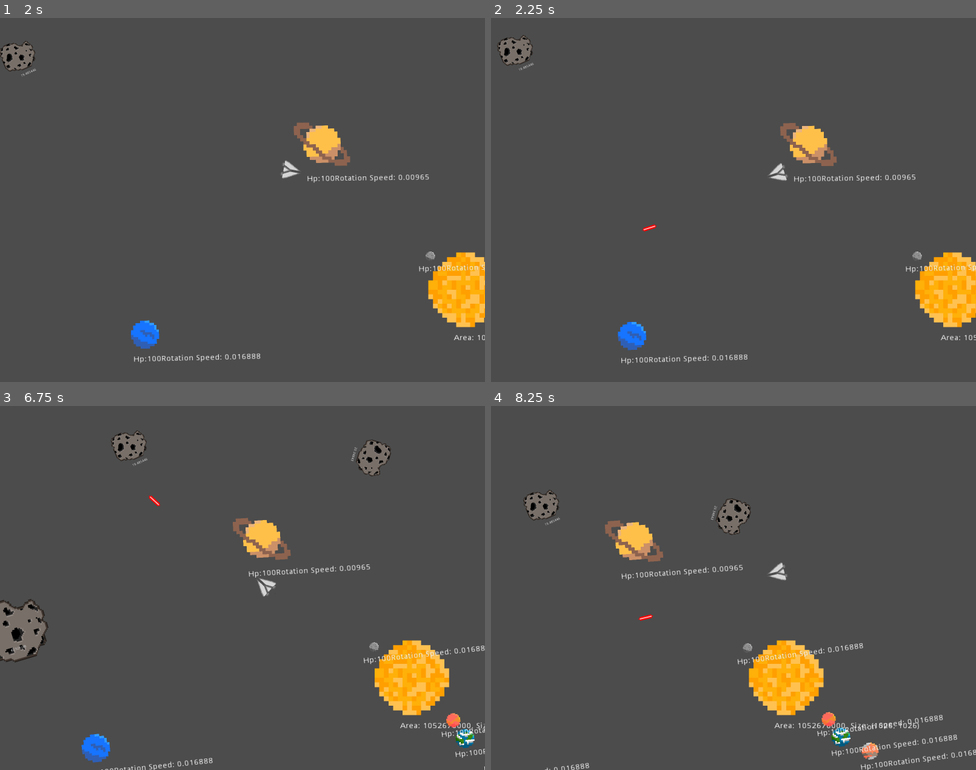
Above: before the commit, frames 1-4 (two rows, left to right).
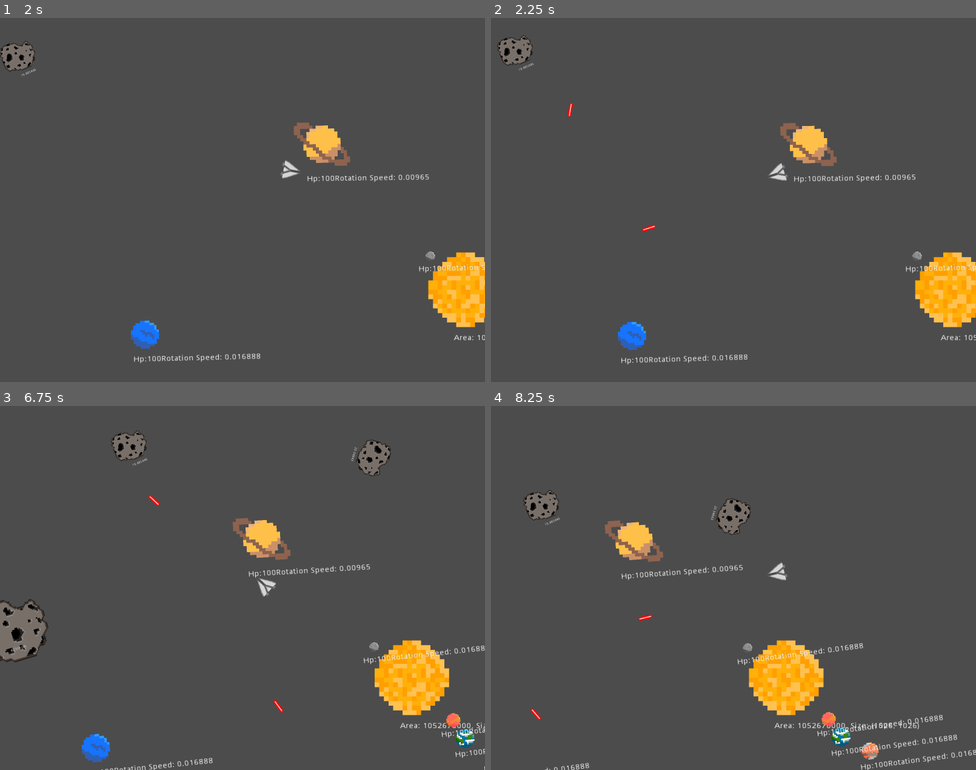
Above: after the commit, the same moments.

Repository: lowerx/GMTK2021
Game: Godot game, scene res://src/Screens/MainScreen.tscn
Two runs of this game, one before a commit and one after it. Both use one fixed random seed, a clock stepped at 60 frames per second and the inputs below.
Inputs (mouse positions are in pixels of both pictures, inside the frame that each line leads up to):
- Up to frame 1 (2 s): click (257, 232) at 0.5 s; move the mouse to (349, 181) at 1.27 s; hold Space (fly) from 1.28 s (still down)
- Up to frame 2 (2.25 s): move the mouse to (636, 218) at 2.02 s; release Space (fly) at 2.03 s; click (636, 218) at 2.1 s
- Up to frame 3 (6.75 s): move the mouse to (291, 507) at 2.77 s; hold Space (fly) 2.78-3.53 s; move the mouse to (218, 660) at 3.52 s; click (218, 660) at 3.6 s; move the mouse to (388, 642) at 4.27 s; hold Space (fly) 4.28-5.03 s; move the mouse to (97, 533) at 5.02 s; click (97, 533) at 5.1 s; move the mouse to (266, 588) at 5.77 s; hold Space (fly) 5.78-6.53 s; move the mouse to (169, 497) at 6.52 s; click (169, 497) at 6.6 s
- Up to frame 4 (8.25 s): move the mouse to (840, 569) at 7.27 s; hold Space (fly) 7.28-8.03 s; move the mouse to (636, 606) at 8.02 s; click (636, 606) at 8.1 s

Frame 1 is identical in both runs. In frame 2, less than 0.1% of the frame differs, in the area x 15-35%, y 23-59%; in frame 3, less than 0.1%, in the area x 30-59%, y 24-85%; in frame 4, less than 0.1%.

Commit message:
Adding enemies and their shooting

Diff:
--- a/SpaceGame/src/Actors/Enemy.gd
+++ b/SpaceGame/src/Actors/Enemy.gd
@@ -1,4 +1,4 @@
-extends RigidBody2D
+extends KinematicBody2D
 
 const bullet_speed = 5000
 var fire_rate = 3
@@ -10,25 +10,44 @@
 export var max_speed = 250.0
 
 var hp
+var goal
+var velocity = Vector2()
+var planets
 
 
 func _ready():
 	randomize()
+	planets = AutoLoad.planets
+	if planets.size() > 0:
+		goal = planets[rand_range(0, planets.size() - 1)]
+		velocity = goal.get_position() - get_position()
+		velocity = velocity.normalized()
 	hp = rand_range(5, 30)
 
 
 func _process(delta):
+	if goal == null:
+		if planets.size() > 0:
+			goal = planets[rand_range(0, planets.size() - 1)]
+			velocity = goal.get_position() - get_position()
+			velocity = velocity.normalized()
+	$EnemySprite.rotation_degrees = 90
+	look_at(goal.get_position())
+	velocity = move_and_slide(velocity).rotated(rotation)
 	if hp <= 0:
 		queue_free()
 	shoot()
 
+
 func _on_VisibilityNotifier2D_screen_exited():
 	var velocity = Vector2(rand_range(min_speed, max_speed), 0)
-	linear_velocity = velocity.rotated(1)
+	rotation += 1
+
 
 func _on_Area2D_area_entered(area):
 	if area.get_name() == "BulletArea":
 		hp -= 5
+
 
 func shoot():
 	fire_rate = rand_range(3,15)
@@ -41,5 +60,6 @@
 	get_tree().get_root().add_child(bul)
 	bul.global_position = $FirePoint.global_position
 
+
 func get_time():
 	return OS.get_ticks_msec() / 1000
--- a/SpaceGame/src/Actors/Enemy.tscn
+++ b/SpaceGame/src/Actors/Enemy.tscn
@@ -6,20 +6,23 @@
 [sub_resource type="ConvexPolygonShape2D" id=1]
 points = PoolVector2Array( 0, -250, 220, 0, 240, 150, -240, 150, -220, 0 )
 
-[node name="RigidBody2D" type="RigidBody2D"]
-gravity_scale = 0.0
+[node name="Enemy" type="KinematicBody2D"]
 script = ExtResource( 2 )
 
 [node name="EnemySprite" type="Sprite" parent="."]
+scale = Vector2( 0.15, 0.15 )
 texture = ExtResource( 1 )
 
 [node name="CollisionShape2D" type="CollisionShape2D" parent="."]
+scale = Vector2( 0.15, 0.15 )
 shape = SubResource( 1 )
 
 [node name="Area2D" type="Area2D" parent="."]
+scale = Vector2( 0.15, 0.15 )
 
 [node name="CollisionShape2D2" type="CollisionShape2D" parent="Area2D"]
+scale = Vector2( 0.15, 0.15 )
 shape = SubResource( 1 )
 
 [node name="FirePoint" type="Node2D" parent="."]
-position = Vector2( 0, -264 )
+position = Vector2( 0, -32 )
--- a/SpaceGame/src/Actors/Player.tscn
+++ b/SpaceGame/src/Actors/Player.tscn
@@ -1,7 +1,8 @@
-[gd_scene load_steps=4 format=2]
+[gd_scene load_steps=5 format=2]
 
 [ext_resource path="res://assets/game files/spacesheep/sheep.png" type="Texture" id=1]
 [ext_resource path="res://src/Actors/Player.gd" type="Script" id=2]
+[ext_resource path="res://src/Actors/ProgressBar.gd" type="Script" id=3]
 
 [sub_resource type="ConvexPolygonShape2D" id=1]
 points = PoolVector2Array( 0, -250, 175, 0, 175, 150, -175, 150, -175, 0 )
@@ -9,7 +10,8 @@
 [node name="Player" type="KinematicBody2D"]
 rotation = 1.5708
 scale = Vector2( 0.2, 0.2 )
-collision_mask = 2
+collision_layer = 16
+collision_mask = 7
 script = ExtResource( 2 )
 
 [node name="PlayerModel" type="Sprite" parent="."]
@@ -19,7 +21,7 @@
 shape = SubResource( 1 )
 
 [node name="FirePoint" type="Node2D" parent="."]
-position = Vector2( -8.88708, -272.142 )
+position = Vector2( 0, -272.142 )
 
 [node name="Camera2D" type="Camera2D" parent="."]
 current = true
@@ -40,6 +42,7 @@
 margin_top = 0.000868798
 margin_right = -236.0
 margin_bottom = 14.0009
+script = ExtResource( 3 )
 __meta__ = {
 "_edit_use_anchors_": false
 }
--- a/SpaceGame/src/Actors/ProgressBar.gd
+++ b/SpaceGame/src/Actors/ProgressBar.gd
@@ -1 +1,10 @@
 extends ProgressBar
+
+onready var character = $Player
+
+#func _ready():
+	#character.connect("damaged", self, "_on_character_damage_taken")
+
+
+func _on_character_damage_taken(impact):
+	value = character.hp
--- a/SpaceGame/src/AutoLoad/AutoLoad.gd
+++ b/SpaceGame/src/AutoLoad/AutoLoad.gd
@@ -6,126 +6,130 @@
 var planets = []
 
 
-func set_sun(object, area):
-	planets.append({"type": "sun", "object": object, "area": area})
-	get_update(object)
+func get_planet(object):
+	planets.append(object)
 
 
-func set_gravity(object, area):
-	planets.append({"type": "planet", "object": object, "area": area})
-	get_update(object)
+#func set_sun(object, area):
+#	planets.append({"type": "sun", "object": object, "area": area})
+#	get_update(object)
 
 
-func get_update(object):
-	_update_objects_positions()
-	var index = _get_object_index(object)
-	return _set_movement(index)
-
-
-func _get_object_index(object):
-	for index in range(0, planets.size()):
-		if planets[index]["object"] == object:
-			return index
-
-
-func _set_movement(index):
-	var movement = {}
-	if planets[index]["type"] != "sun":
-		var positions = []
-		var self_position = planets[index]["position"]
-		var self_area = planets[index]["area"]
-		for object in range(0, planets.size()):
-			if object != index:
-				if planets[object]["area"] > self_area:
-					positions.append(planets[object])
-
-		var other_positions = []
-		for object in range(0, round(float(positions.size()) / 2)):
-			if positions[object]["object"] == positions[positions.size() - 1]["object"]:
-				if float(positions.size() % 2) != 0:
-					other_positions.append({
-						"vector": [
-							positions[object]["position"],
-							positions[positions.size() - 1 - object]["position"]
-						],
-						"areas": [
-							positions[object]["area"],
-							positions[positions.size() - 1 - object]["area"]
-						]
-					})
-				else:
-					other_positions.append({
-						"vector": [
-							positions[object]["position"],
-							positions[object - 1]["position"]
-						],
-						"areas": [
-							positions[object]["area"],
-							positions[object - 1]["area"]
-						]
-					})
-			else:
-				other_positions.append({
-					"vector": [
-						positions[object]["position"],
-						positions[positions.size() - 1 - object]["position"]
-					],
-					"areas": [
-						positions[object]["area"],
-						positions[positions.size() - 1 - object]["area"]
-					]
-				})
-		while true:
-			var result_array = []
-			var saver = []
-			for object in other_positions:
-				if saver != []:
-					var saver2 = _get_movement(self_position, object["vector"][0], object["vector"][1], self_area, object["areas"][0], object["areas"][1])
-					result_array.append({
-						"vector": [
-							saver[0],
-							saver2[0]
-						],
-						"areas": [
-							saver[1],
-							saver2[1]
-						]
-					})
-					saver = []
-				else:
-					saver = _get_movement(self_position, object["vector"][0], object["vector"][1], self_area, object["areas"][0], object["areas"][1])
-			if result_array.size() > 0:
-				other_positions = result_array
-			else:
-				return saver[0] if saver.size() > 0 else Vector2.ZERO
-
-
-func _update_objects_positions():
-	for item in planets:
-		item["position"] = item["object"].get_position()
-
-
-func _get_movement(self_position, position1, position2, self_area, area1, area2):
-	var movement = Vector2()
-	var area1max
-	var area1min
-	var area2max
-	var area2min
-	if area1 > self_area:
-		area1max = area1
-		area1min = self_area
-	else:
-		area1max = self_area
-		area1min = area1
-	var v_first = (area1max - area1min) / sqrt((position1.x - self_position.x) * (position1.x - self_position.x) + (position1.y - self_position.y) * (position1.y - self_position.y))
-	if area2 > self_area:
-		area2max = area2
-		area2min = self_area
-	else:
-		area2max = self_area
-		area2min = area2
-	var v_second = (area2max - area2min) / sqrt((position2.x - self_position.x) * (position2.x - self_position.x) + (position2.y - self_position.y) * (position2.y - self_position.y))
-	movement.x = position2.x + (position1.x - position2.x) * v_second / v_first
-	movement.y = position2.y + (position1.y - position2.y) * v_second / v_first
-	var area = area2max * area1min / (area1max * area2min)
-	return [movement, area]
+#func set_gravity(object, area):
+#	planets.append({"type": "planet", "object": object, "area": area})
+#	get_update(object)
+#
+#
+#func get_update(object):
+#	_update_objects_positions()
+#	var index = _get_object_index(object)
+#	return _set_movement(index)
+#
+#
+#func _get_object_index(object):
+#	for index in range(0, planets.size()):
+#		if planets[index]["object"] == object:
+#			return index
+#
+#
+#func _set_movement(index):
+#	var movement = {}
+#	if planets[index]["type"] != "sun":
+#		var positions = []
+#		var self_position = planets[index]["position"]
+#		var self_area = planets[index]["area"]
+#		for object in range(0, planets.size()):
+#			if object != index:
+#				if planets[object]["area"] > self_area:
+#					positions.append(planets[object])
+#
+#		var other_positions = []
+#		for object in range(0, round(float(positions.size()) / 2)):
+#			if positions[object]["object"] == positions[positions.size() - 1]["object"]:
+#				if float(positions.size() % 2) != 0:
+#					other_positions.append({
+#						"vector": [
+#							positions[object]["position"],
+#							positions[positions.size() - 1 - object]["position"]
+#						],
+#						"areas": [
+#							positions[object]["area"],
+#							positions[positions.size() - 1 - object]["area"]
+#						]
+#					})
+#				else:
+#					other_positions.append({
+#						"vector": [
+#							positions[object]["position"],
+#							positions[object - 1]["position"]
+#						],
+#						"areas": [
+#							positions[object]["area"],
+#							positions[object - 1]["area"]
+#						]
+#					})
+#			else:
+#				other_positions.append({
+#					"vector": [
+#						positions[object]["position"],
+#						positions[positions.size() - 1 - object]["position"]
+#					],
+#					"areas": [
+#						positions[object]["area"],
+#						positions[positions.size() - 1 - object]["area"]
+#					]
+#				})
+#		while true:
+#			var result_array = []
+#			var saver = []
+#			for object in other_positions:
+#				if saver != []:
+#					var saver2 = _get_movement(self_position, object["vector"][0], object["vector"][1], self_area, object["areas"][0], object["areas"][1])
+#					result_array.append({
+#						"vector": [
+#							saver[0],
+#							saver2[0]
+#						],
+#						"areas": [
+#							saver[1],
+#							saver2[1]
+#						]
+#					})
+#					saver = []
+#				else:
+#					saver = _get_movement(self_position, object["vector"][0], object["vector"][1], self_area, object["areas"][0], object["areas"][1])
+#			if result_array.size() > 0:
+#				other_positions = result_array
+#			else:
+#				return saver[0] if saver.size() > 0 else Vector2.ZERO
+#
+#
+#func _update_objects_positions():
+#	for item in planets:
+#		item["position"] = item["object"].get_position()
+#
+#
+#func _get_movement(self_position, position1, position2, self_area, area1, area2):
+#	var movement = Vector2()
+#	var area1max
+#	var area1min
+#	var area2max
+#	var area2min
+#	if area1 > self_area:
+#		area1max = area1
+#		area1min = self_area
+#	else:
+#		area1max = self_area
+#		area1min = area1
+#	var v_first = (area1max - area1min) / sqrt((position1.x - self_position.x) * (position1.x - self_position.x) + (position1.y - self_position.y) * (position1.y - self_position.y))
+#	if area2 > self_area:
+#		area2max = area2
+#		area2min = self_area
+#	else:
+#		area2max = self_area
+#		area2min = area2
+#	var v_second = (area2max - area2min) / sqrt((position2.x - self_position.x) * (position2.x - self_position.x) + (position2.y - self_position.y) * (position2.y - self_position.y))
+#	movement.x = position2.x + (position1.x - position2.x) * v_second / v_first
+#	movement.y = position2.y + (position1.y - position2.y) * v_second / v_first
+#	var area = area2max * area1min / (area1max * area2min)
+#	return [movement, area]
--- a/SpaceGame/src/Scenes/test_scene.tscn
+++ b/SpaceGame/src/Scenes/Enemies.tscn
@@ -1,6 +1,5 @@
-[gd_scene load_steps=4 format=2]
+[gd_scene load_steps=3 format=2]
 
-[ext_resource path="res://src/Actors/Player.tscn" type="PackedScene" id=1]
 [ext_resource path="res://src/Scenes/enemies.gd" type="Script" id=2]
 
 [sub_resource type="Curve2D" id=1]
@@ -8,17 +7,14 @@
 "points": PoolVector2Array( 0, 0, 0, 0, 0, 0, 0, 0, 0, 0, 1600, 0, 0, 0, 0, 0, 1600, 1200, 0, 0, 0, 0, 0, 1200, 0, 0, 0, 0, 0, 0 )
 }
 
-[node name="Node2D" type="Node2D"]
+[node name="Enemies" type="Node2D"]
+scale = Vector2( 3, 3 )
 script = ExtResource( 2 )
 
 [node name="Timer" type="Timer" parent="."]
-
-[node name="Player" parent="." instance=ExtResource( 1 )]
-position = Vector2( 688.307, 535.872 )
 
 [node name="Path2D" type="Path2D" parent="."]
 curve = SubResource( 1 )
 
 [node name="PathFollow2D" type="PathFollow2D" parent="Path2D"]
-
 [connection signal="timeout" from="Timer" to="." method="_on_Timer_timeout"]
--- a/SpaceGame/src/Scenes/Main.tscn
+++ b/SpaceGame/src/Scenes/Main.tscn
@@ -1,7 +1,9 @@
-[gd_scene load_steps=5 format=2]
+[gd_scene load_steps=7 format=2]
 
 [ext_resource path="res://src/Scenes/SolarSystem.tscn" type="PackedScene" id=1]
 [ext_resource path="res://src/Scenes/Asteroids.tscn" type="PackedScene" id=2]
+[ext_resource path="res://src/Scenes/Enemies.tscn" type="PackedScene" id=3]
+[ext_resource path="res://src/AutoLoad/AutoLoad.tscn" type="PackedScene" id=4]
 [ext_resource path="res://src/UI/UserInterface.tscn" type="PackedScene" id=7]
 [ext_resource path="res://src/Actors/Player.tscn" type="PackedScene" id=8]
 
@@ -16,10 +18,15 @@
 [node name="Player" parent="." instance=ExtResource( 8 )]
 position = Vector2( -1280, -592 )
 
+[node name="Enemies" parent="." instance=ExtResource( 3 )]
+position = Vector2( -1920, -1120 )
+
 [node name="SolarSystem" parent="." instance=ExtResource( 1 )]
 
 [node name="Asteroids" parent="." instance=ExtResource( 2 )]
 position = Vector2( -1920, -1120 )
 scale = Vector2( 2.40112, 1.97803 )
 
+[node name="AutoLoad" parent="." instance=ExtResource( 4 )]
+
 [editable path="Player"]
--- a/SpaceGame/src/Scenes/enemies.gd
+++ b/SpaceGame/src/Scenes/enemies.gd
@@ -25,4 +25,4 @@
 	enemy.rotation = direction
 
 	var velocity = Vector2(rand_range(enemy.min_speed, enemy.max_speed), 0)
-	enemy.linear_velocity = velocity.rotated(direction)
+	enemy.move_and_slide(velocity.rotated(direction))
--- a/SpaceGame/src/SolarSystem/Earth.gd
+++ b/SpaceGame/src/SolarSystem/Earth.gd
@@ -5,6 +5,7 @@
 
 func _ready():
 	get_margins(size)
+	AutoLoad.get_planet($earth)
 	$Label.text = "Hp:" + str(hp) + "Rotation Speed: " + str(rotation_speed)
 
 
--- a/SpaceGame/src/SolarSystem/Jupiter.gd
+++ b/SpaceGame/src/SolarSystem/Jupiter.gd
@@ -5,6 +5,7 @@
 
 func _ready():
 	get_margins(size)
+	AutoLoad.get_planet($upiter)
 	$Label.text = "Hp:" + str(hp) + "Rotation Speed: " + str(rotation_speed)
 
 
--- a/SpaceGame/src/SolarSystem/Mars.gd
+++ b/SpaceGame/src/SolarSystem/Mars.gd
@@ -5,6 +5,7 @@
 
 func _ready():
 	get_margins(size)
+	AutoLoad.get_planet($mars)
 	$Label.text = "Hp:" + str(hp) + "Rotation Speed: " + str(rotation_speed)
 
 
--- a/SpaceGame/src/SolarSystem/Mercury.gd
+++ b/SpaceGame/src/SolarSystem/Mercury.gd
@@ -5,6 +5,7 @@
 
 func _ready():
 	get_margins(size)
+	AutoLoad.get_planet($mercury)
 	$Label.text = "Hp:" + str(hp) + "Rotation Speed: " + str(rotation_speed)
 
 
--- a/SpaceGame/src/SolarSystem/Neptuno.gd
+++ b/SpaceGame/src/SolarSystem/Neptuno.gd
@@ -5,6 +5,7 @@
 
 func _ready():
 	get_margins(size)
+	AutoLoad.get_planet($neptun)
 	$Label.text = "Hp:" + str(hp) + "Rotation Speed: " + str(rotation_speed)
 
 
--- a/SpaceGame/src/SolarSystem/Saturn.gd
+++ b/SpaceGame/src/SolarSystem/Saturn.gd
@@ -5,6 +5,7 @@
 
 func _ready():
 	get_margins(size)
+	AutoLoad.get_planet($saturnik)
 	$Label.text = "Hp:" + str(hp) + "Rotation Speed: " + str(rotation_speed)
 
 
--- a/SpaceGame/src/SolarSystem/Uranus.gd
+++ b/SpaceGame/src/SolarSystem/Uranus.gd
@@ -5,6 +5,7 @@
 
 func _ready():
 	get_margins(size)
+	AutoLoad.get_planet($uranus)
 	$Label.text = "Hp:" + str(hp) + "Rotation Speed: " + str(rotation_speed)
 
 
--- a/SpaceGame/src/SolarSystem/Venus.gd
+++ b/SpaceGame/src/SolarSystem/Venus.gd
@@ -5,6 +5,7 @@
 
 func _ready():
 	get_margins(size)
+	AutoLoad.get_planet($venus)
 	$Label.text = "Hp:" + str(hp) + "Rotation Speed: " + str(rotation_speed)
 
 
